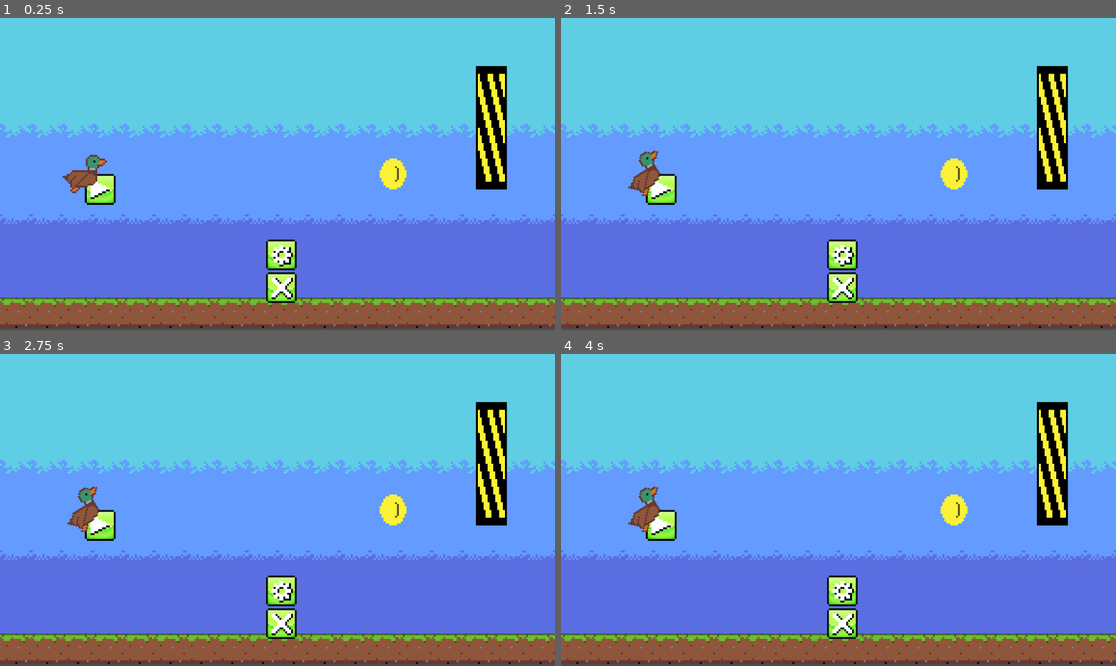
Above: before the commit, frames 1-4 (two rows, left to right).
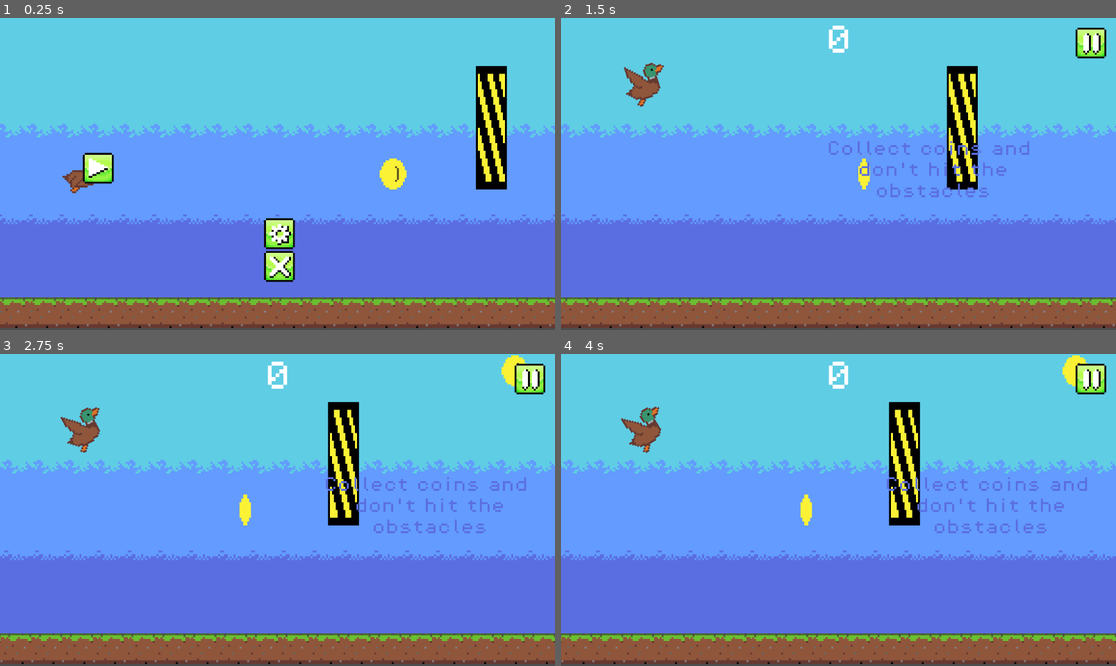
Above: after the commit, the same moments.

Repository: glasswave03/blappyfird
Game: Godot game, scene res://game_manager.tscn
Same seed, same stepped clock (60 frames per second), same inputs: the game is played once before the commit and once after it.
Inputs (mouse positions are in pixels of both pictures, inside the frame that each line leads up to; where the layout moved, square brackets give the same spot in the first picture):
- Up to frame 1 (0.25 s): no input
- Up to frame 2 (1.5 s): click (660, 167) [660, 189] at 0.5 s; click (660, 189) at 1.27 s
- Up to frame 3 (2.75 s): click (527, 378) at 2.02 s
- Up to frame 4 (4 s): click (844, 591) at 2.77 s; tap Enter at 3.5 s; move the mouse to (810, 572) at 3.52 s; hold D (right) from 3.53 s (still down); tap S (dive) at 3.6 s; tap W (jump) at 3.77 s

The runs differ from the first frame. In frame 1, 2.4% of the frame differs, in the area x 14-54%, y 43-92%; in frame 2, 12%; in frame 3, 13%, in the area x 0-100%, y 0-100%; in frame 4, 13%.
Error before the commit: Invalid assignment of property or key 'game_manager' with value of type 'Control (game_ui.gd)' on a base object of type 'Node (global.gd)'. (res://game_ui.gd:1…

Commit message:
i have no idea if what im doing is good or bad or even worth anything i dont actuall know anything that i do im just guessing

Diff:
--- a/game.gd
+++ b/game.gd
@@ -4,12 +4,12 @@
 @export var coin_scene: PackedScene = preload("res://coin.tscn")
 @onready var coin_timer: Timer = $Timers/CoinTimer
 @onready var tile_map_layer: TileMapLayer = $TileMapLayer
-@onready var user_interface: Control = $UserInterface
 @onready var tutorial: Label = $"../../GUI/GameUI/Tutorial"
 
 const SPEED = 50
 
 func _ready() -> void:
+	Global._save()
 	Engine.time_scale = 0
 
 func _process(delta: float) -> void:
@@ -29,9 +29,6 @@
 
 	obstacle_top.position = Vector2(250, randf_range(-80, -48))
 	obstacle_bot.position = Vector2(250, randf_range(32, 96))
-	#while ((obstacle_bot.position.y - obstacle_top.position.y) < 40):
-	#	obstacle_top.position = Vector2(250, randf_range(-80, -48))
-	#	obstacle_bot.position = Vector2(250, randf_range(32, 112))
 
 
 func _on_coin_timer_timeout() -> void:
--- a/game_manager.gd
+++ b/game_manager.gd
@@ -8,10 +8,58 @@
 
 var current_gui
 var current_world
+var scene_cache: Dictionary = {}
 
 func _ready() -> void:
-	Global.game_controller = self
+	#Global.game_controller = self
 	current_gui = $GUI/MainMenu
+	current_world = $World/Game
+	if current_gui and current_gui.scene_file_path:
+		scene_cache[current_gui.scene_file_path] = current_gui
+
+func change_gui(new_scene: String, delete: bool = true) -> void:
+	if current_gui != null:
+		if delete:
+			var scene_path = current_gui.scene_file_path
+			current_gui.queue_free() # Removes node entirely
+			scene_cache.erase(scene_path)
+		else:
+			gui.remove_child(current_gui) # Keeps in memory, does not run
+
+	var new_node: Node
+	if scene_cache.has(new_scene):
+		new_node = scene_cache[new_scene]
+		if new_node.get_parent() == null:
+			gui.add_child(new_node)
+		new_node.visible = true
+	else:
+		new_node = load(new_scene).instantiate()
+		scene_cache[new_scene] = new_node
+		gui.add_child(new_node)
+
+	current_gui = new_node
+
+func change_world(new_scene: String, delete: bool = true) -> void:
+	if current_world != null:
+		if delete:
+			var scene_path = current_world.scene_file_path
+			current_world.queue_free() # Removes node entirely
+			scene_cache.erase(scene_path)
+		else:
+			world.remove_child(current_world) # Keeps in memory, does not run
+
+	var new_node: Node
+	if scene_cache.has(new_scene):
+		new_node = scene_cache[new_scene]
+		if new_node.get_parent() == null:
+			world.add_child(new_node)
+		new_node.visible = true
+	else:
+		new_node = load(new_scene).instantiate()
+		scene_cache[new_scene] = new_node
+		world.add_child(new_node)
+
+	current_world = new_node
 
 func add_score():
 	score += 5
@@ -20,3 +68,14 @@
 func _on_score_timer_timeout() -> void:
 	score += 1
 	score_counter.text = str(score)
+
+func _on_settings_button_pressed() -> void:
+	change_gui("res://settings_menu.tscn", false)
+
+
+func _on_start_button_pressed() -> void:
+	Engine.time_scale = 1
+	change_gui("res://game_ui.tscn", false)
+
+func _on_exit_button_pressed() -> void:
+	get_tree().quit(0)
--- a/game_manager.tscn
+++ b/game_manager.tscn
@@ -5,27 +5,21 @@
 [ext_resource type="PackedScene" uid="uid://dkhk54c214ler" path="res://main_menu.tscn" id="2_smx3j"]
 [ext_resource type="PackedScene" uid="uid://cl8ttrpig7kcu" path="res://game_ui.tscn" id="4_d5upp"]
 
-[node name="GameManager" type="Node"]
+[node name="GameManager" type="Node" node_paths=PackedStringArray("gui", "world")]
 script = ExtResource("1_o2178")
+gui = NodePath("GUI")
+world = NodePath("World")
 
 [node name="World" type="Node2D" parent="."]
 
 [node name="Game" parent="World" instance=ExtResource("1_70yv6")]
 
 [node name="GUI" type="Control" parent="."]
+z_index = 1000
 layout_mode = 3
 anchors_preset = 0
 offset_right = 40.0
 offset_bottom = 40.0
-
-[node name="MainMenu" parent="GUI" instance=ExtResource("2_smx3j")]
-layout_mode = 1
-
-[node name="StartButton" parent="GUI/MainMenu" index="0"]
-offset_left = 0.0
-offset_top = 0.0
-offset_right = 16.0
-offset_bottom = 16.0
 
 [node name="GameUI" parent="GUI" instance=ExtResource("4_d5upp")]
 visible = false
@@ -43,8 +37,18 @@
 offset_right = 16.0
 offset_bottom = 16.0
 
+[node name="MainMenu" parent="GUI" instance=ExtResource("2_smx3j")]
+layout_mode = 1
+offset_left = -1.0
+offset_top = -11.0
+offset_right = -1.0
+offset_bottom = -11.0
+
 [connection signal="timeout" from="World/Game/Timers/ScoreTimer" to="." method="_on_score_timer_timeout"]
+[connection signal="pressed" from="GUI/MainMenu/StartButton" to="." method="_on_start_button_pressed"]
+[connection signal="pressed" from="GUI/MainMenu/SettingsButton" to="." method="_on_settings_button_pressed"]
+[connection signal="pressed" from="GUI/MainMenu/ExitButton" to="." method="_on_exit_button_pressed"]
 
 [editable path="World/Game"]
+[editable path="GUI/GameUI"]
 [editable path="GUI/MainMenu"]
-[editable path="GUI/GameUI"]
--- a/game_ui.gd
+++ b/game_ui.gd
@@ -4,24 +4,19 @@
 @onready var pause_button: TextureButton = %PauseButton
 @onready var start_button: TextureButton = %StartButton
 
-var game_manager: GameManager
-
-func _ready() -> void:
-	Global.game_manager = self
-
 func _process(delta: float) -> void:
 	tutorial.position.x += 50 * delta
 
 func _on_pause_button_pressed() -> void:
 	Engine.time_scale = 0
-	pause_button.visible = false
-	start_button.visible = true
+	pause_button.disabled = true
+	start_button.disabled = false
 
 
 func _on_start_button_pressed() -> void:
 	Engine.time_scale = 1
-	pause_button.visible = true
-	start_button.visible = false
+	pause_button.disabled = false
+	start_button.disabled = true
 
 
 func _on_exit_button_pressed() -> void:
--- a/global.gd
+++ b/global.gd
@@ -1,5 +1,6 @@
 extends Node
 
+var game_manager: GameManager
 const save_location = "user://save.json"
 
 var contents_to_save: Dictionary = {
@@ -7,7 +8,6 @@
 }
 
 func _ready() -> void:
-	#_load()
 	pass
 
 func _save():
--- a/main_menu.gd
+++ /dev/null
@@ -1,12 +0,0 @@
-extends Control
-
-func _on_start_button_pressed() -> void:
-	Engine.time_scale = 1
-
-
-func _on_settings_button_pressed() -> void:
-	pass # Replace with function body.
-
-
-func _on_exit_button_pressed() -> void:
-	pass # Replace with function body.
--- a/main_menu.tscn
+++ b/main_menu.tscn
@@ -1,6 +1,5 @@
-[gd_scene load_steps=6 format=3 uid="uid://dkhk54c214ler"]
+[gd_scene load_steps=5 format=3 uid="uid://dkhk54c214ler"]
 
-[ext_resource type="Script" uid="uid://dteo8ttk3idft" path="res://main_menu.gd" id="1_7vrkn"]
 [ext_resource type="Texture2D" uid="uid://bf8vofh8ptp4h" path="res://art/sprites/button UI.png" id="2_fu7sn"]
 [ext_resource type="PackedScene" uid="uid://briixokqtirna" path="res://start_button.tscn" id="2_jix8l"]
 
@@ -19,7 +18,6 @@
 anchor_bottom = 1.0
 grow_horizontal = 2
 grow_vertical = 2
-script = ExtResource("1_7vrkn")
 
 [node name="StartButton" parent="." instance=ExtResource("2_jix8l")]
 layout_mode = 0
@@ -41,6 +39,3 @@
 offset_right = 110.0
 offset_bottom = 67.0
 texture_normal = SubResource("AtlasTexture_nlkkf")
-
-[connection signal="pressed" from="SettingsButton" to="." method="_on_settings_button_pressed"]
-[connection signal="pressed" from="ExitButton" to="." method="_on_exit_button_pressed"]
--- a/settings_menu.tscn
+++ b/settings_menu.tscn
@@ -1,8 +1,38 @@
-[gd_scene format=3 uid="uid://dyqhlo0dr87ey"]
+[gd_scene load_steps=5 format=3 uid="uid://dyqhlo0dr87ey"]
+
+[ext_resource type="FontFile" uid="uid://blvs7xqobv1d" path="res://fonts/PixelOperator8.ttf" id="1_ufg0w"]
+[ext_resource type="Texture2D" uid="uid://bf8vofh8ptp4h" path="res://art/sprites/button UI.png" id="2_0cmel"]
+
+[sub_resource type="LabelSettings" id="LabelSettings_0cmel"]
+font = ExtResource("1_ufg0w")
+
+[sub_resource type="AtlasTexture" id="AtlasTexture_mlw3h"]
+atlas = ExtResource("2_0cmel")
+region = Rect2(48, 0, 16, 16)
 
 [node name="SettingsMenu" type="Control"]
 layout_mode = 3
 anchors_preset = 0
+offset_left = 110.0
+offset_top = -22.0
+offset_right = 110.0
+offset_bottom = -22.0
 
-[node name="Camera2D" type="Camera2D" parent="."]
-zoom = Vector2(4, 4)
+[node name="Label" type="Label" parent="."]
+layout_mode = 0
+offset_left = -64.0
+offset_top = -43.0
+offset_right = 44.0
+offset_bottom = -20.0
+text = "SETTINGS"
+label_settings = SubResource("LabelSettings_0cmel")
+horizontal_alignment = 1
+vertical_alignment = 1
+
+[node name="TextureButton" type="TextureButton" parent="."]
+layout_mode = 0
+offset_left = -18.0
+offset_top = 31.0
+offset_right = 22.0
+offset_bottom = 71.0
+texture_normal = SubResource("AtlasTexture_mlw3h")
Not shown, removed: main_menu.gd.uid
